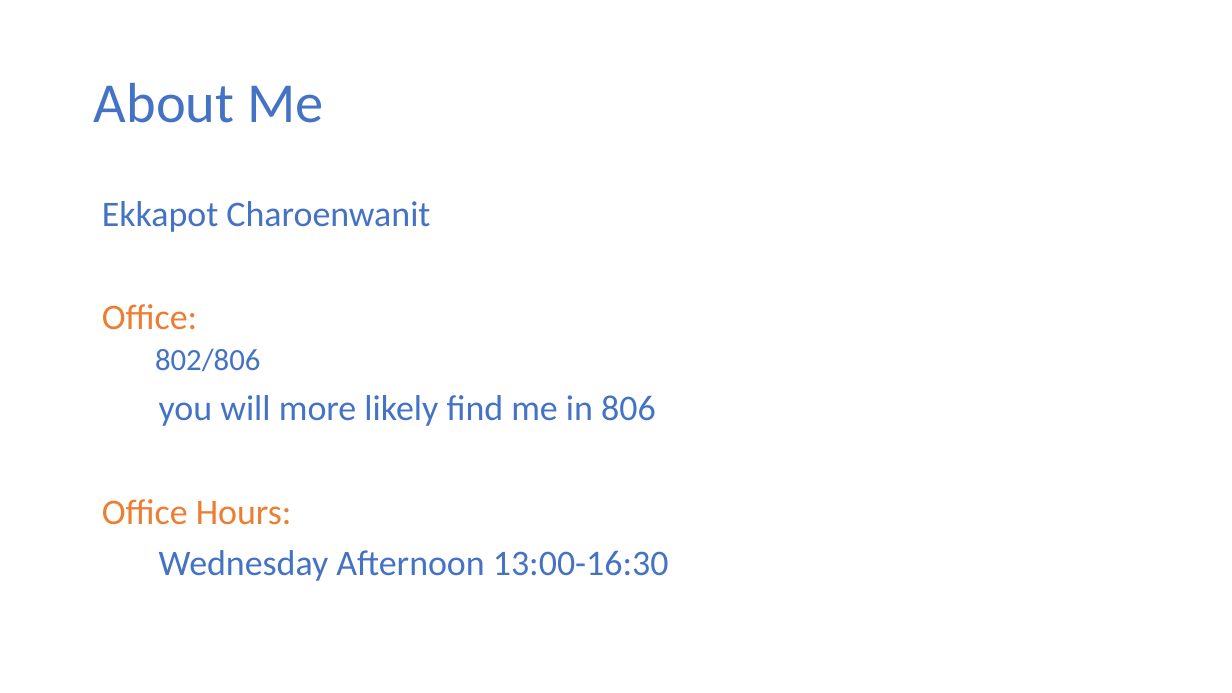
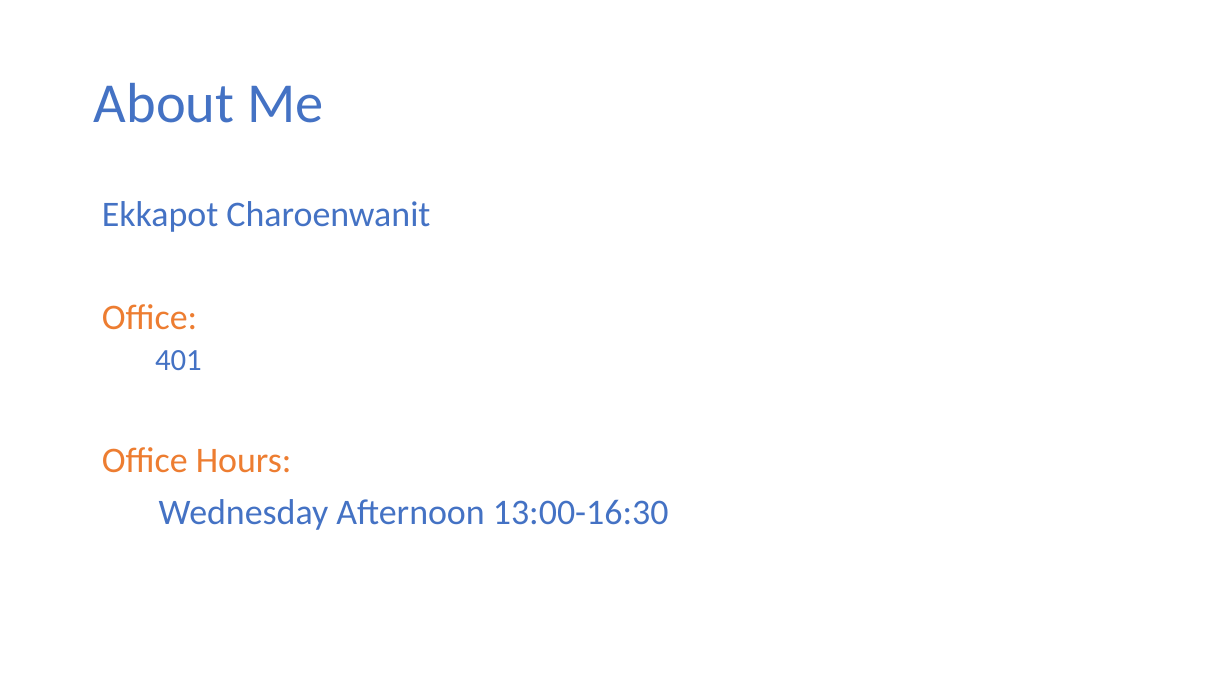
Before and after one commit to ekkapotc/EA2021, a slide deck: slide 2 of Slides/Lecture 1.pptx. Drawn at 1232x693 pixels with LibreOffice and Linux fonts; fonts in the diff are those of the drawing. Boxes give left, top, right and bottom in pixels: in the first picture for what was removed or moved away, otherwise in the second. Text is boxed around its words. In the diff, an @@ line names an element or a change of style, - is before the commit and + after.

```diff
--- a/Slides/Lecture 1.pptx
+++ b/Slides/Lecture 1.pptx
@@ text at (155,350,202,370): text changed; size 28 to 24 pt @@
-  802/806
-you will more likely find me in 806
+  401
```
Also in this commit, not shown: 1 other slide changed, 1 other file.
